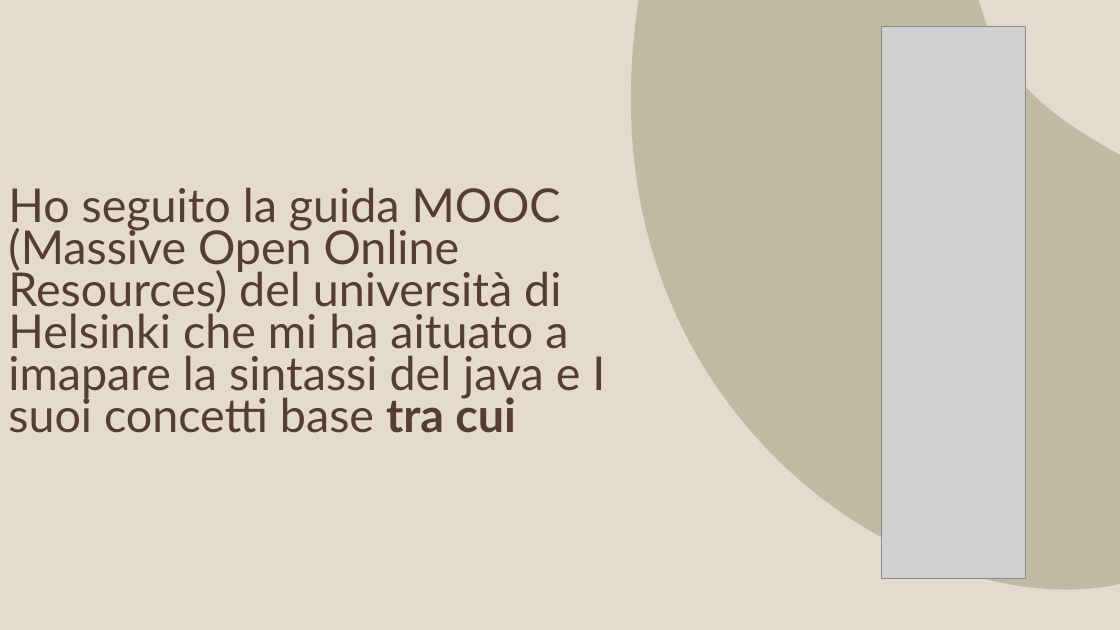
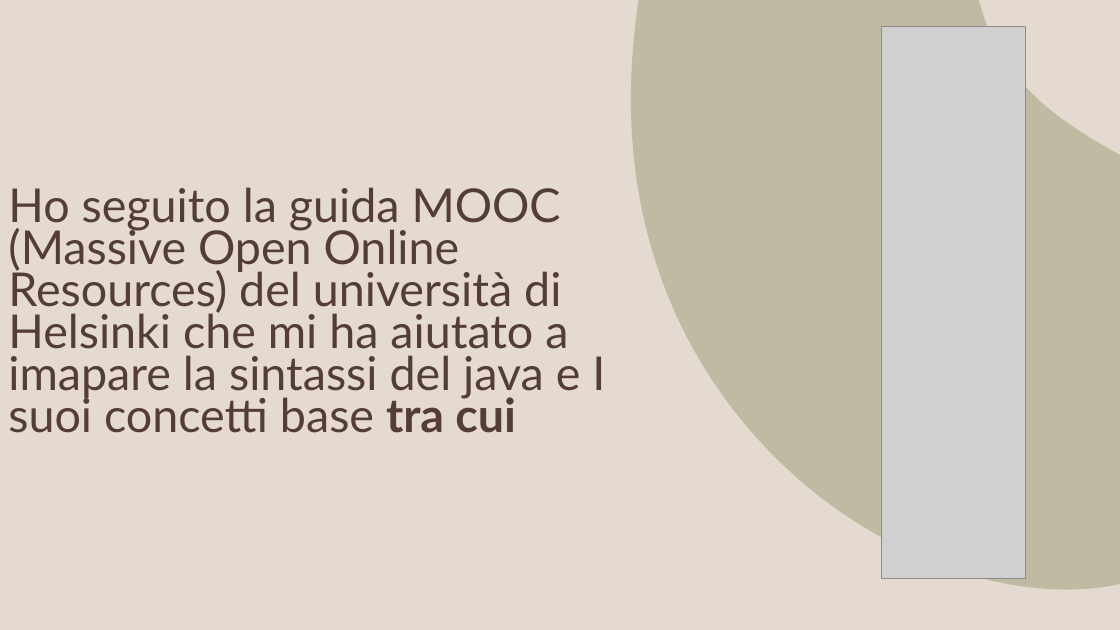
Before and after one commit to Alex123310/Appunti-Compiti, a slide deck: slide 5 of Il Mio.pptx. Drawn at 1120x630 pixels with LibreOffice and Linux fonts; fonts in the diff are those of the drawing; grey boxes stand for pictures; background and template pictures are left out. Boxes give left, top, right and bottom in pixels: in the first picture for what was removed or moved away, otherwise in the second. Text is boxed around its words. In the diff, an @@ line names an element or a change of style, - is before the commit and + after.

```diff
--- a/Il Mio.pptx
+++ b/Il Mio.pptx
@@ title at <box>8,187,605,433</box>: text changed @@
-Ho seguito la guida MOOC (Massive Open Online Resources) del università di Helsinki che mi ha aituato a imapare la sintassi del java e I suoi concetti base tra cui
+Ho seguito la guida MOOC (Massive Open Online Resources) del università di Helsinki che mi ha aiutato a imapare la sintassi del java e I suoi concetti base tra cui
```
Also in this commit, not shown: 3 other slides changed, 3 slides added, 3 slides removed.
